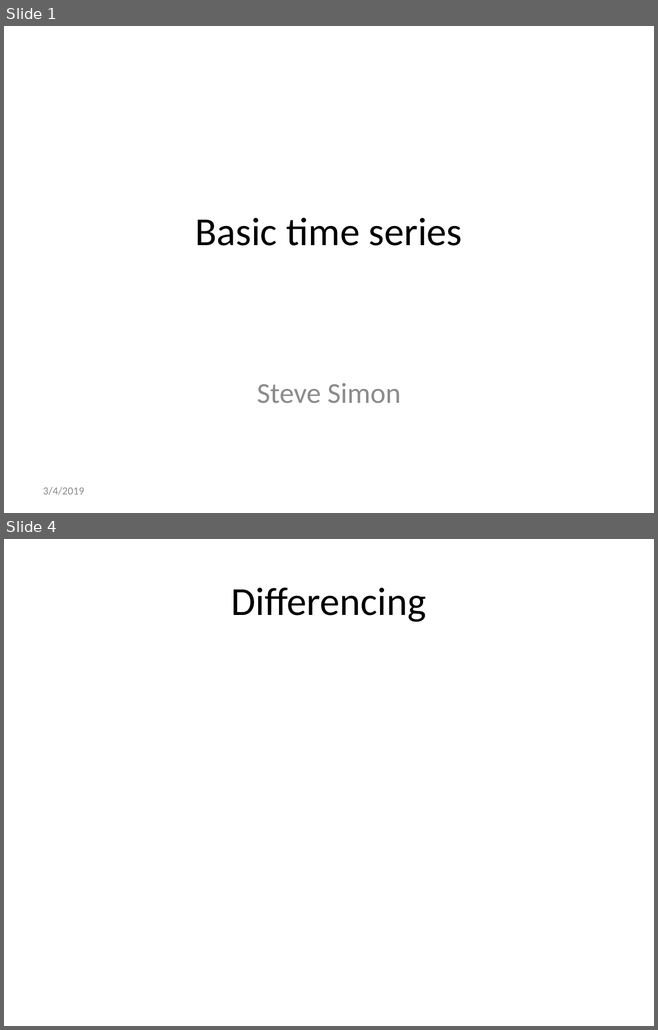
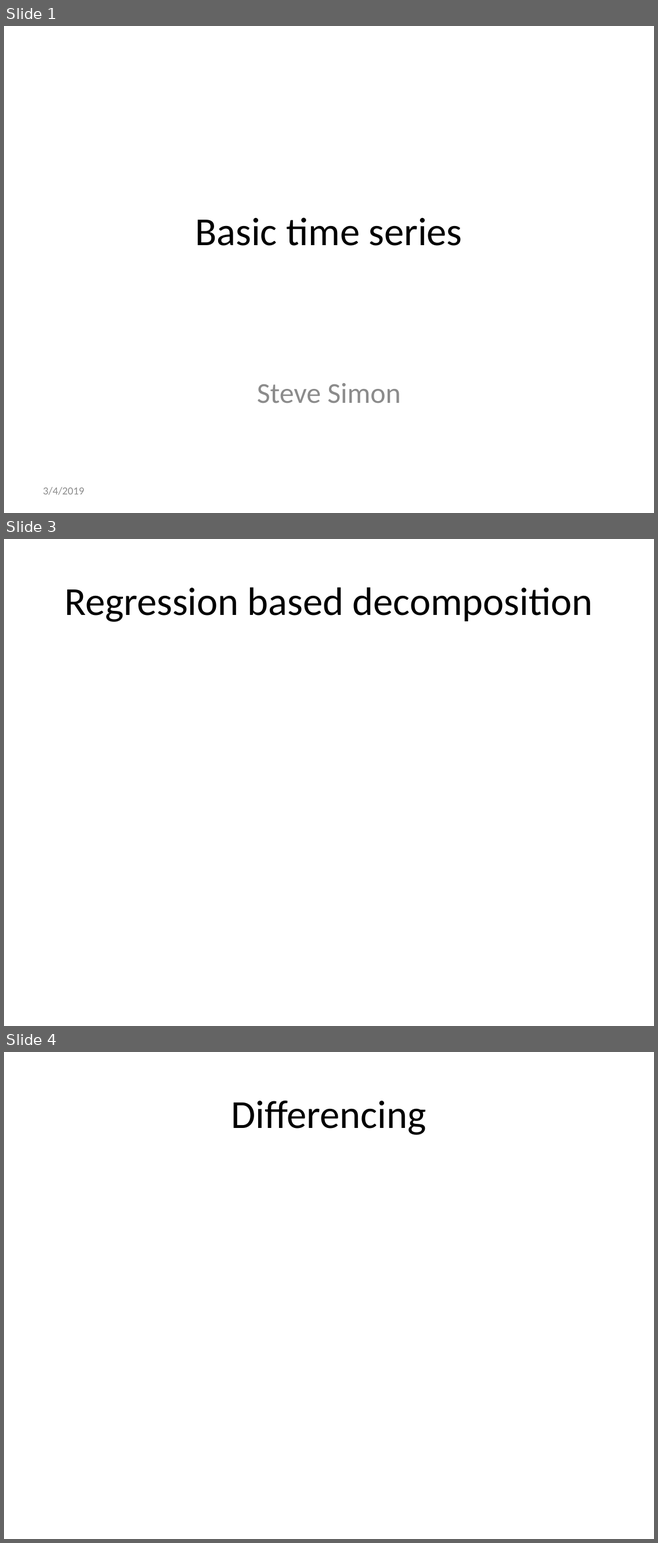
Before and after one commit to pmean/basic-time-series, a slide deck: src/basics.pptx. Shown one above the other, each under a label of ours: slides 1 and 4 before the commit, slides 1, 3 and 4 after it; the slides between them are not shown. The pictures are 658x1030 and 658x1543 pixels, drawn with LibreOffice and Linux fonts; fonts in the diff are those of the drawing. Boxes give left, top, right and bottom in pixels: in the first picture for what was removed or moved away, otherwise in the second. Text is boxed around its words. In the diff, an @@ line names an element or a change of style, - is before the commit and + after.

```diff
--- a/src/basics.pptx
+++ b/src/basics.pptx
@@ slide 3 added at (4,539,654,1026), background #FFFFFF @@
@@ title added at (64,587,593,622), 44 pt, text #000000 @@
+Regression based decomposition
```
Also in this commit, not shown: 7 slides changed, 1 other slide added, 2 slides removed, 1 other file.
